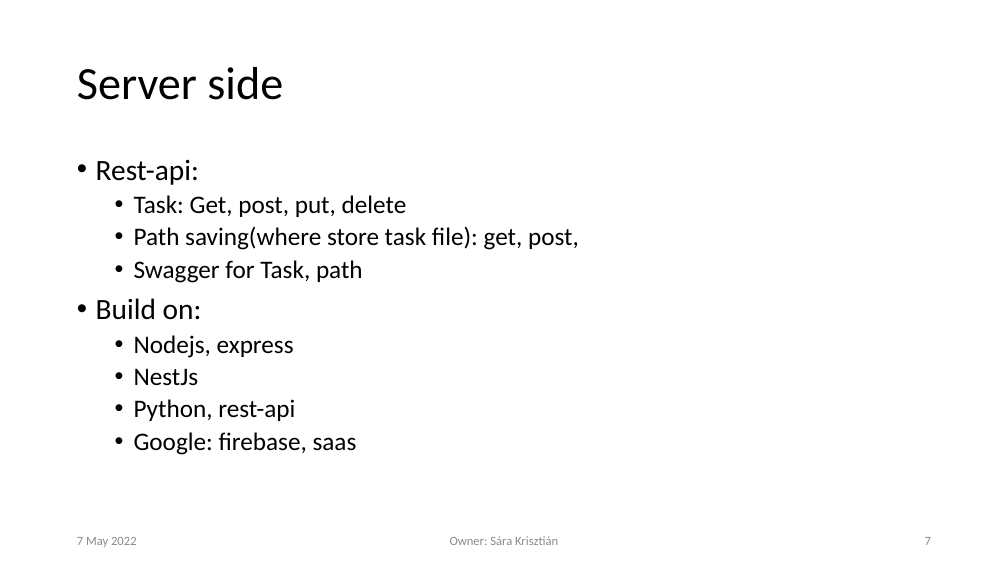
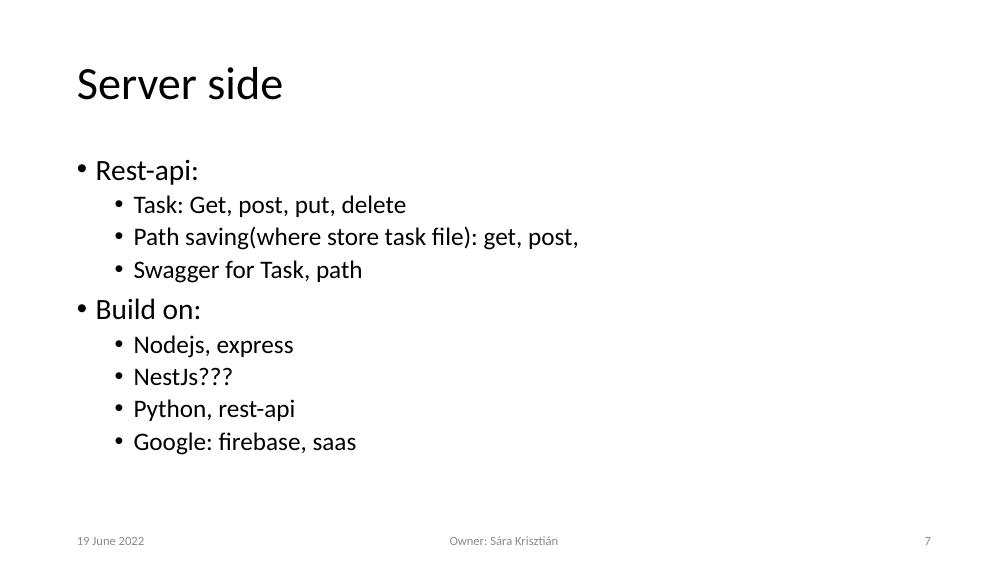
Before and after one commit to krisztian14testgit/ng-task-monitor, a slide deck: slide 7 of plan/TaskTracingApp.pptx. Drawn at 1008x567 pixels with LibreOffice and Linux fonts; fonts in the diff are those of the drawing; background and template pictures are left out. Boxes give left, top, right and bottom in pixels: in the first picture for what was removed or moved away, otherwise in the second. Text is boxed around its words. In the diff, an @@ line names an element or a change of style, - is before the commit and + after.

```diff
--- a/plan/TaskTracingApp.pptx
+++ b/plan/TaskTracingApp.pptx
@@ text at <box>134,367,234,385</box>: text changed @@
-  • NestJs
+  • NestJs???
@@ text at <box>77,537,145,545</box>: text changed @@
-7 May 2022
+19 June 2022
```
Also in this commit, not shown: 7 other slides changed, 1 slide added.
